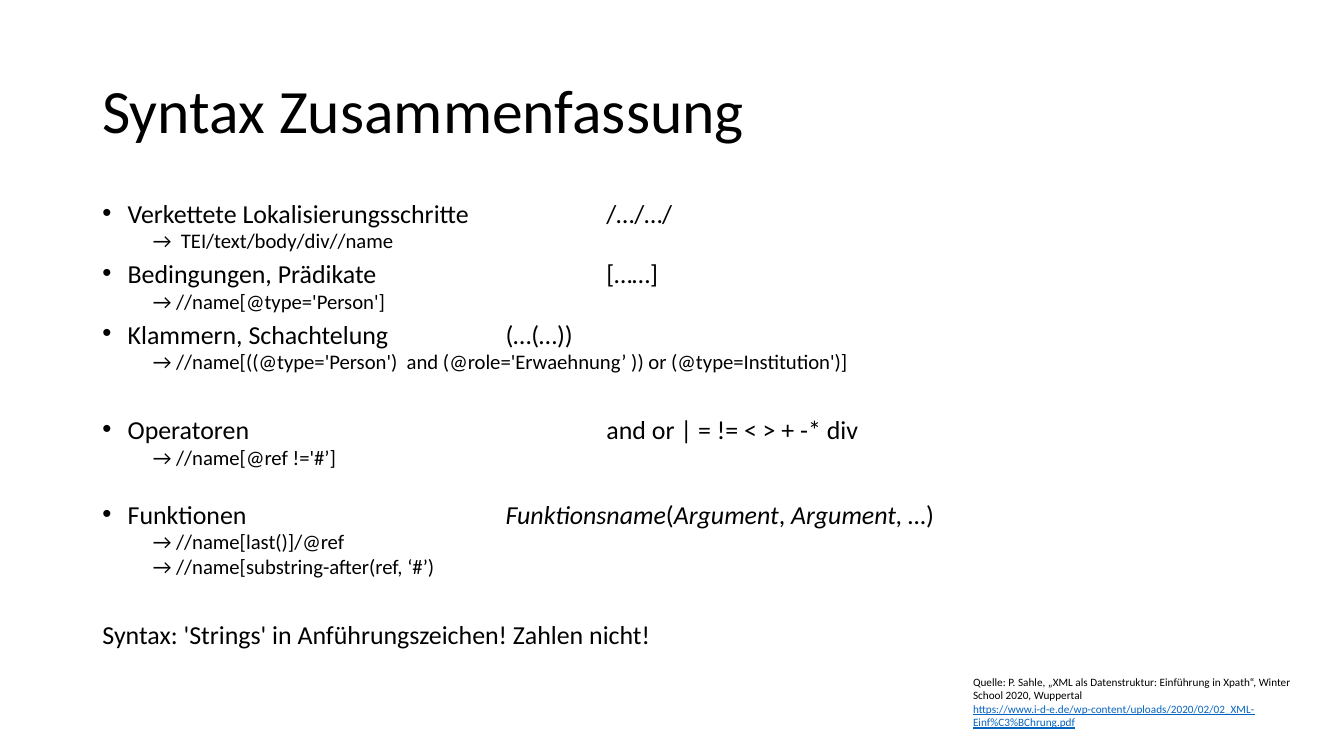
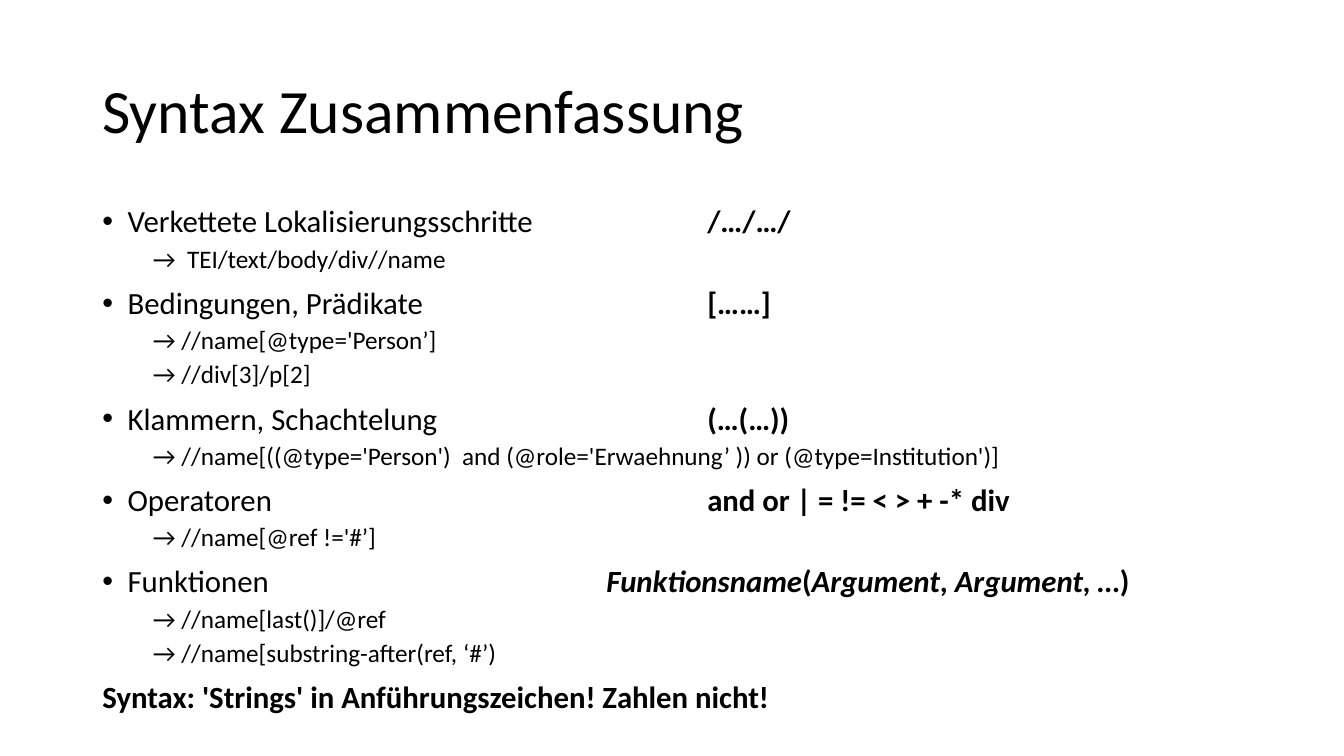
Before and after one commit to Lena-Luise/Lehre, a slide deck: slide 15 of SchulungenKGParl/Folien/XPath.pptx. Drawn at 1344x756 pixels with LibreOffice and Linux fonts; fonts in the diff are those of the drawing. Boxes give left, top, right and bottom in pixels: in the first picture for what was removed or moved away, otherwise in the second. Text is boxed around its words. In the diff, an @@ line names an element or a change of style, - is before the commit and + after.

```diff
--- a/SchulungenKGParl/Folien/XPath.pptx
+++ b/SchulungenKGParl/Folien/XPath.pptx
@@ text at (x1=102, y1=210, x2=1091, y2=714): size 18.5 to 22 pt in "Verkettete Lokalisierungsschritte /…/…/", "Bedingungen, Prädikate [……]", "Klammern, Schachtelung (…(…))", "Operatoren and or | = != < ..." and 2 more places; bold on in "/…/…/", "[……]", "(…(…))", "and or | = != < > ..." and 2 more places; size 14.8 to 18 pt in "→ TEI/text/body/div//name", "→ //name[((@type='Person') and (@role='Erwaehnung’ )) or (@t ...", "→ //name[@ref !='#’]", "→ //name[last()]/@ref" and 1 more places; line spacing 0.7 to 0.9 @@
@@ text at (x1=181, y1=330, x2=436, y2=387): text changed; size 14.8 to 18 pt @@
-  → //name[@type='Person']
+  → //name[@type='Person’]
+  → //div[3]/p[2]
@@ text removed at (x1=973, y1=678, x2=1290, y2=729) @@
-Quelle: P. Sahle, „XML als Datenstruktur: Einführung in Xpath“, Winter School 2020, Wuppertal https://www.i-d-e.de/wp-content/uploads/2020/02/02_XML-Einf%C3%BChrung.pdf
```
Also in this commit, not shown: 14 other slides changed, 10 slides added, 1 slide removed, 1 other file.
